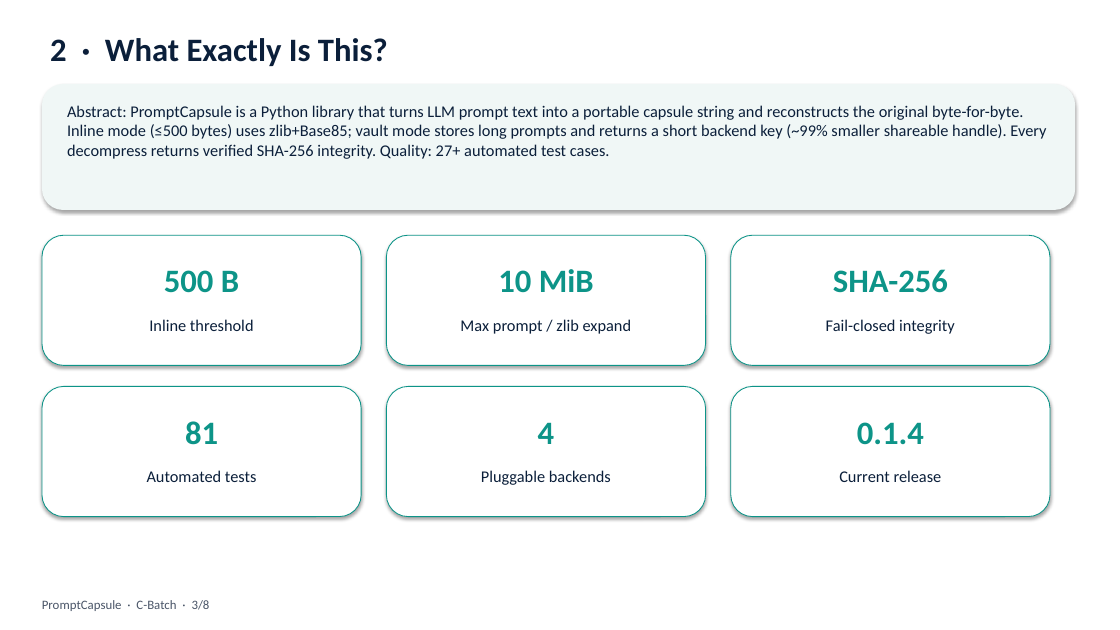
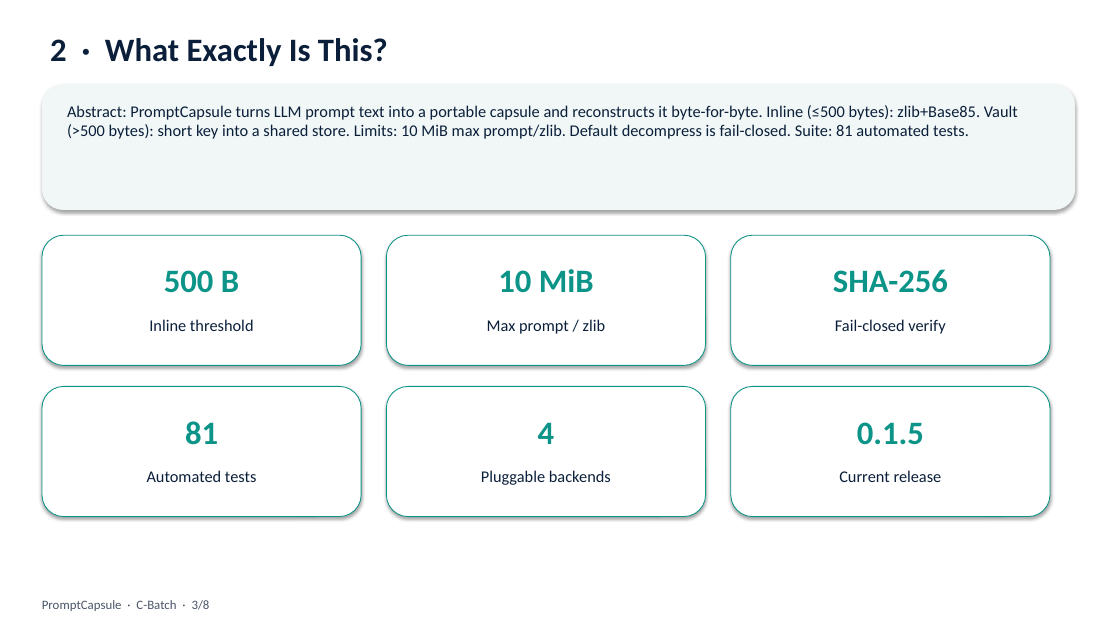
Before and after one commit to UdayaNirogi/promptcapsule, a slide deck: slide 3 of presentation/PromptCapsule_CBatch.pptx. Drawn at 1120x630 pixels with LibreOffice and Linux fonts; fonts in the diff are those of the drawing. Boxes give left, top, right and bottom in pixels: in the first picture for what was removed or moved away, otherwise in the second. Text is boxed around its words. In the diff, an @@ line names an element or a change of style, - is before the commit and + after.

```diff
--- a/presentation/PromptCapsule_CBatch.pptx
+++ b/presentation/PromptCapsule_CBatch.pptx
@@ text at (67,105,1018,139): text changed @@
-Abstract: PromptCapsule is a Python library that turns LLM prompt text into a portable capsule string and reconstructs the original byte-for-byte. Inline mode (≤500 bytes) uses zlib+Base85; vault mode stores long prompts and returns a short backend key (~99% smaller shareable handle). Every decompress returns verified SHA-256 integrity. Quality: 27+ automated test cases.
+Abstract: PromptCapsule turns LLM prompt text into a portable capsule and reconstructs it byte-for-byte. Inline (≤500 bytes): zlib+Base85. Vault (>500 bytes): short key into a shared store. Limits: 10 MiB max prompt/zlib. Default decompress is fail-closed. Suite: 81 automated tests.
@@ text at (487,319,606,334): text changed @@
-Max prompt / zlib expand
+Max prompt / zlib
@@ text at (835,319,945,334): text changed @@
-Fail-closed integrity
+Fail-closed verify
@@ text at (857,422,924,445): text changed @@
-0.1.4
+0.1.5
```
Also in this commit, not shown: 4 other slides changed, 6 other files.
